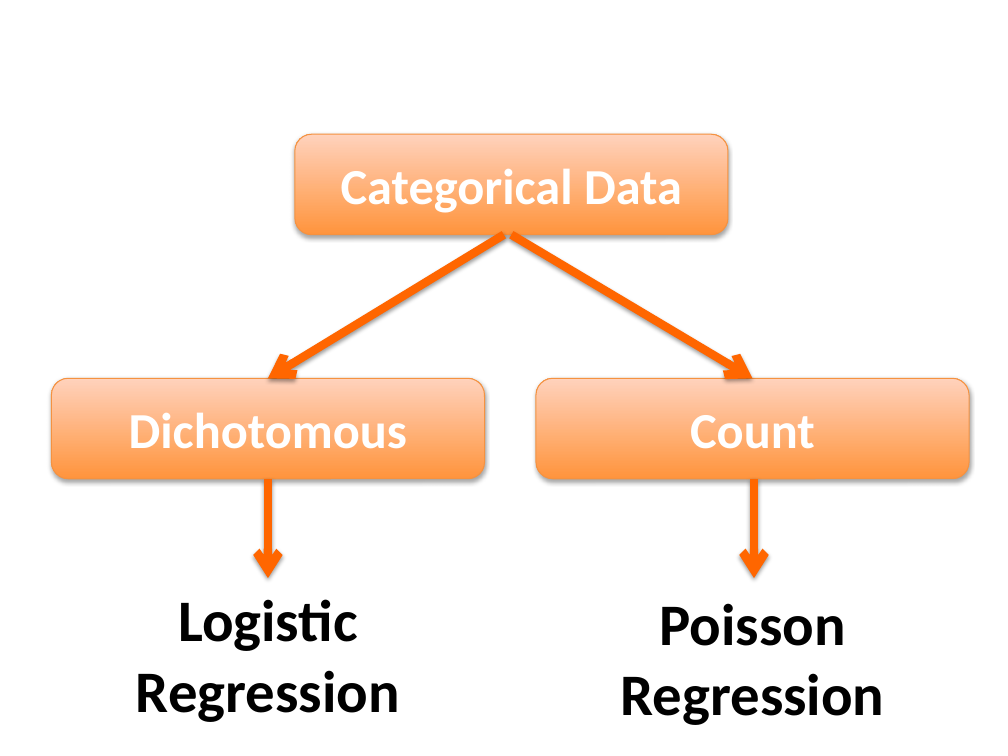
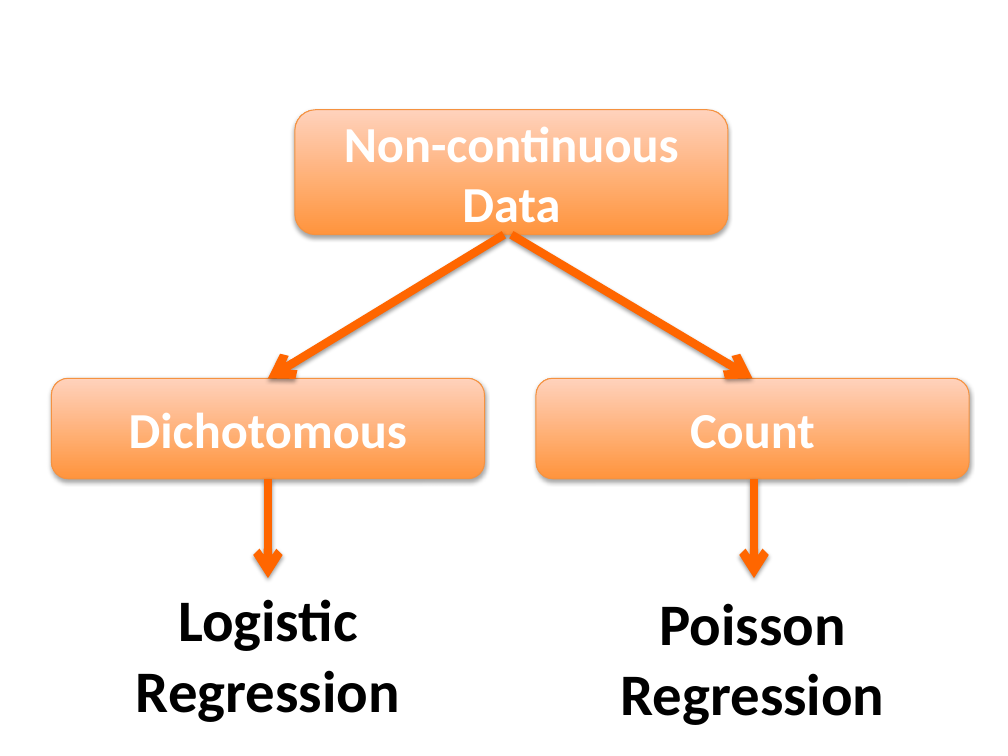
Before and after one commit to ethanweed/Stats4Humanities2016, a slide deck: slide 59 of Day5/Lecture 5.pptx. Drawn at 1008x756 pixels with LibreOffice and Linux fonts; fonts in the diff are those of the drawing. Boxes give left, top, right and bottom in pixels: in the first picture for what was removed or moved away, otherwise in the second. Text is boxed around its words. In the diff, an @@ line names an element or a change of style, - is before the commit and + after.

```diff
--- a/Day5/Lecture 5.pptx
+++ b/Day5/Lecture 5.pptx
@@ rounded rectangle "Non-continuous Data": place and size @@
-rounded rectangle "Non-continuous Data" at [294,134,728,235]
+rounded rectangle "Non-continuous Data" at [294,110,728,235]
@@ text in rounded rectangle at [344,127,679,234]: text changed @@
-Categorical Data
+Non-continuous Data
```
Also in this commit, not shown: 17 other slides changed, 1 other file.
